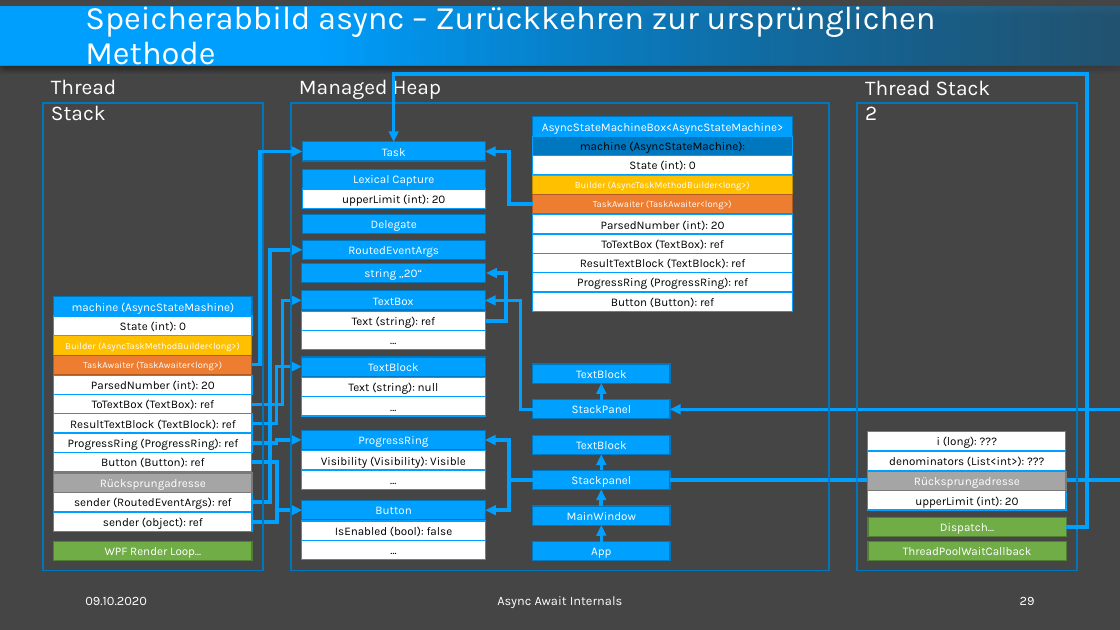
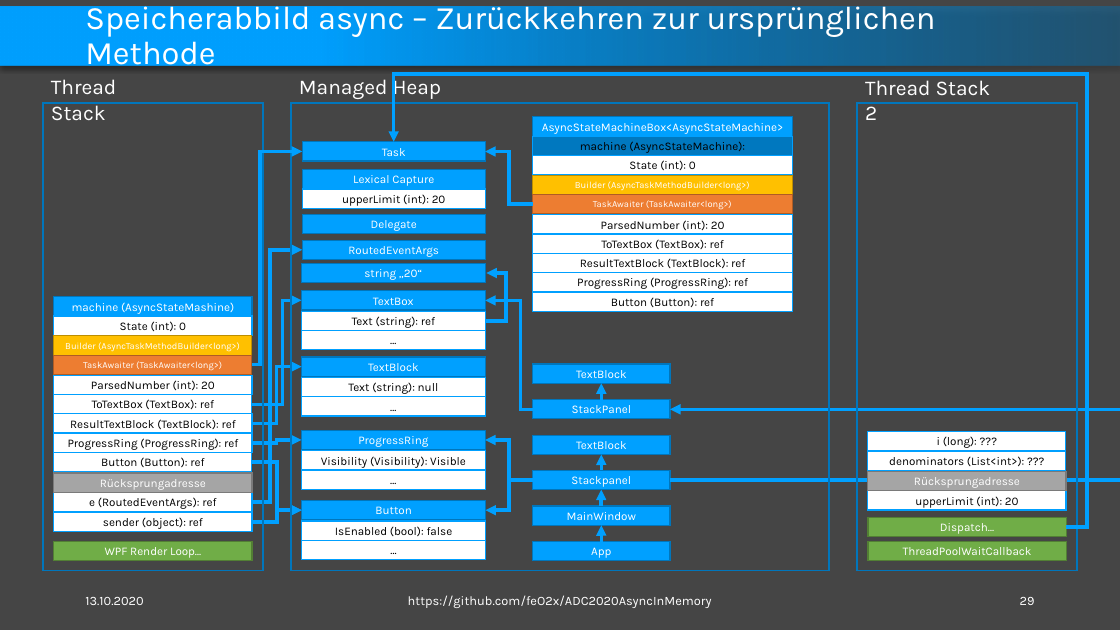
Before and after one commit to feO2x/ADC2020AsyncInMemory, a slide deck: slide 29 of Async Await Internals.pptx. Drawn at 1120x630 pixels with LibreOffice and Linux fonts; fonts in the diff are those of the drawing; background and template pictures are left out. Boxes give left, top, right and bottom in pixels: in the first picture for what was removed or moved away, otherwise in the second. Text is boxed around its words. In the diff, an @@ line names an element or a change of style, - is before the commit and + after.

Commit message:
fixed wrong field values in memory images

```diff
--- a/Async Await Internals.pptx
+++ b/Async Await Internals.pptx
@@ text in rectangle at [89,497,216,509]: text changed @@
-sender (RoutedEventArgs): ref
+e (RoutedEventArgs): ref
@@ text at [85,597,143,605]: text changed @@
-09.10.2020
+13.10.2020
@@ text at [408,595,712,608]: text changed @@
-Async Await Internals
+https://github.com/feO2x/ADC2020AsyncInMemory
```
Also in this commit, not shown: 39 other slides changed.
